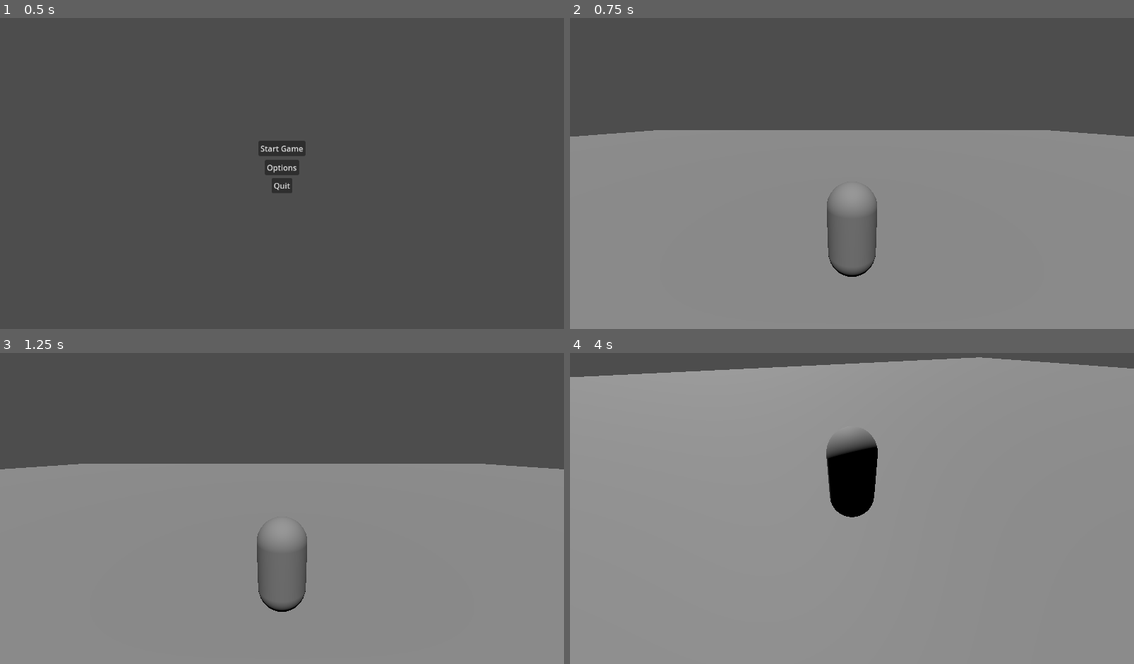
Above: before the commit, frames 1-4 (two rows, left to right).
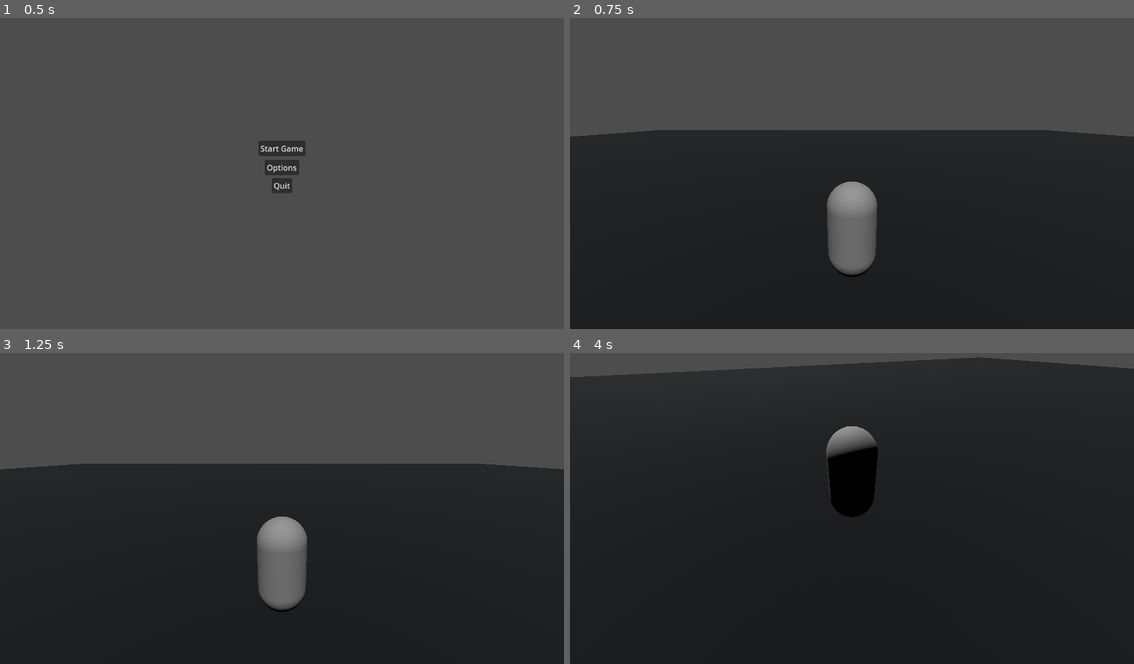
Above: after the commit, the same moments.

Repository: MikaelVV/Allmighty
Game: Godot game, scene res://Scenes/MainMenu.tscn
The game is run twice, just before and just after one commit, with the same random seed, the same clock (stepped at 60 frames per second) and the same inputs.
Inputs (mouse positions are in pixels of both pictures, inside the frame that each line leads up to):
- Up to frame 1 (0.5 s): no input
- Up to frame 2 (0.75 s): click "Start Game" at 0.5 s
- Up to frame 3 (1.25 s): no input
- Up to frame 4 (4 s): tap Enter (ui_accept) at 1.25, 1.52, 2.27, 2.75, 3.77 s; move the mouse to (976, 489) at 1.27 s; hold D (move_right) 1.28-2.03 s; click (976, 489) at 1.42 s; move the mouse to (823, 508) at 2.02 s; hold W (move_forward) from 2.03 s (still down); move the mouse to (863, 499) at 2.77 s; move the mouse to (846, 511) at 3.52 s

Frame 1 is identical in both runs. In frame 2, 61% of the frame differs, in the area x 0-100%, y 36-100%; in frame 3, 62%; in frame 4, 94%, in the area x 0-100%, y 1-100%.

Commit message:
platform color

Diff:
--- a/Scenes/main.tscn
+++ b/Scenes/main.tscn
@@ -1,10 +1,14 @@
-[gd_scene load_steps=3 format=3 uid="uid://bocxk78vocmjq"]
+[gd_scene load_steps=4 format=3 uid="uid://bocxk78vocmjq"]
 
 [ext_resource type="PackedScene" uid="uid://cgfgx01ebktag" path="res://Scenes/player.tscn" id="1_b2jon"]
 
 [sub_resource type="BoxShape3D" id="BoxShape3D_ykaip"]
 
+[sub_resource type="StandardMaterial3D" id="StandardMaterial3D_pvn0a"]
+albedo_color = Color(1.20327e-08, 0.0379944, 0.0515412, 1)
+
 [node name="main" type="Node3D"]
+transform = Transform3D(1, 0, 0, 0, 1, 0, 0, 0, 1, 3.51999, 0, 8.32183)
 
 [node name="Player" parent="." instance=ExtResource("1_b2jon")]
 
@@ -15,6 +19,7 @@
 shape = SubResource("BoxShape3D_ykaip")
 
 [node name="CSGBox3D" type="CSGBox3D" parent="Ground"]
+material_override = SubResource("StandardMaterial3D_pvn0a")
 
 [node name="DirectionalLight3D" type="DirectionalLight3D" parent="."]
 transform = Transform3D(1, 0, 0, 0, 0.5, 0.866025, 0, -0.866025, 0.5, 0, 26.4065, 40.764)
